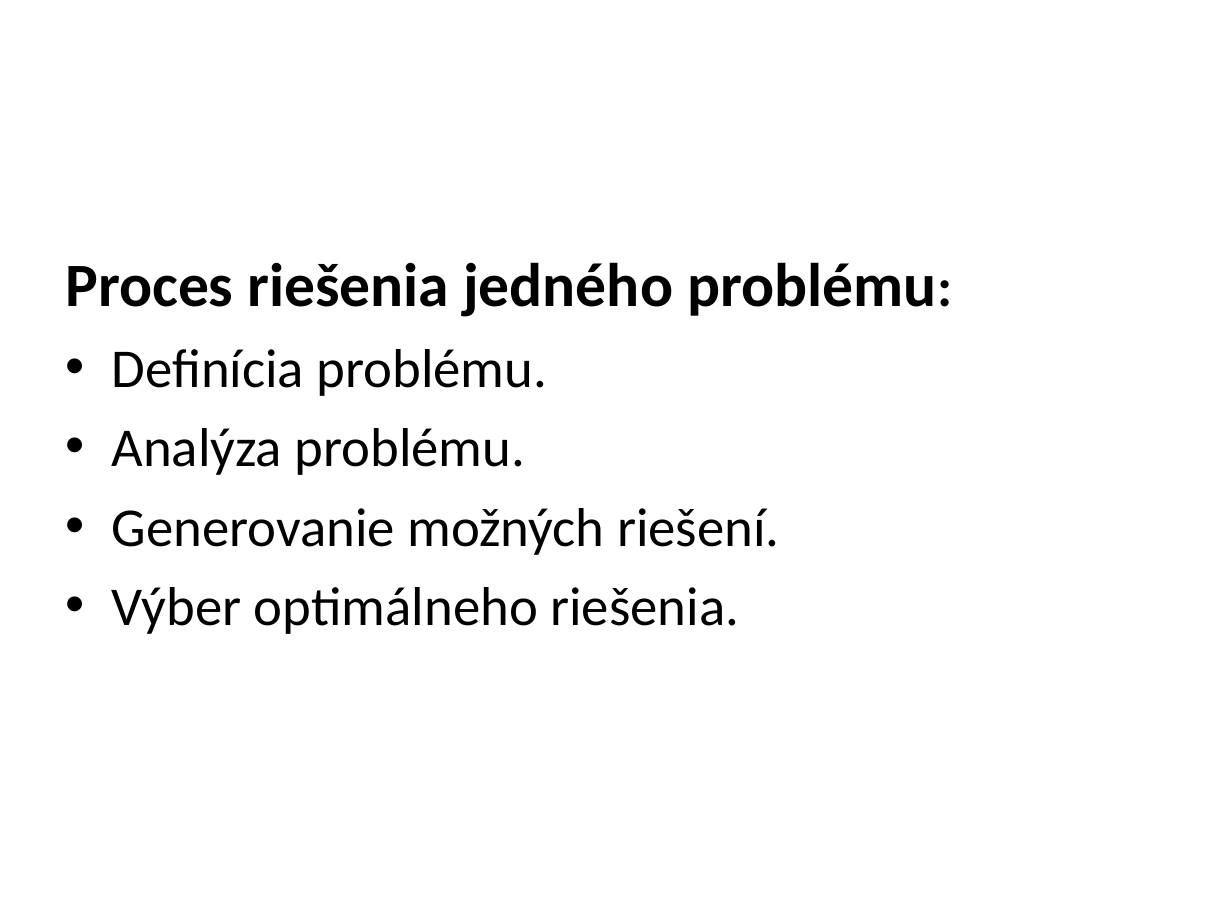
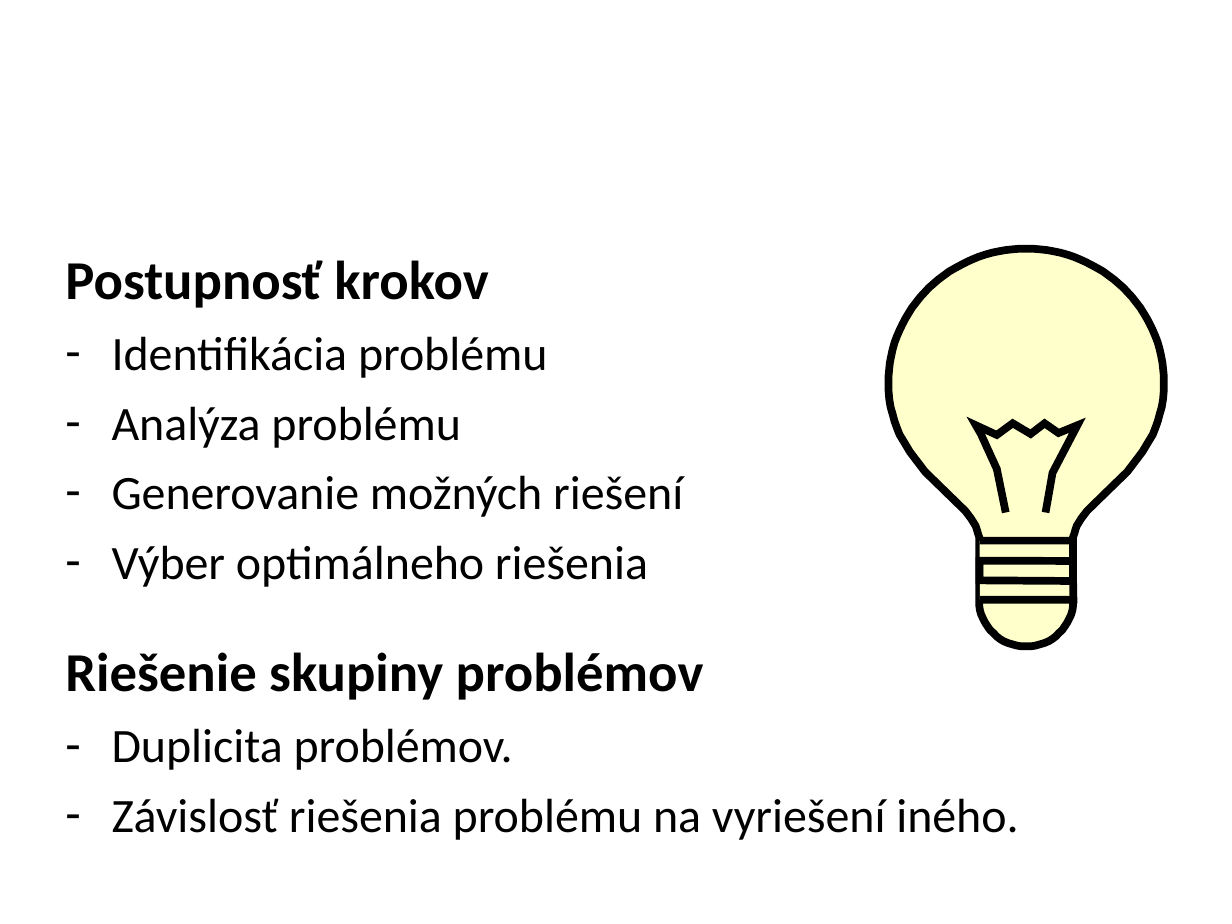
Before and after one commit to natalija4554/millenium, a slide deck: slide 5 of docs/Presentation/presentation.ppt (slide 4 before the commit). Drawn at 1232x924 pixels with LibreOffice and Linux fonts; fonts in the diff are those of the drawing; background and template pictures are left out. Boxes give left, top, right and bottom in pixels: in the first picture for what was removed or moved away, otherwise in the second. Text is boxed around its words. In the diff, an @@ line names an element or a change of style, - is before the commit and + after.

```diff
--- a/docs/Presentation/presentation.ppt
+++ b/docs/Presentation/presentation.ppt
@@ text at [65, 260, 1018, 840]: text changed; size 32 to 28 pt @@
-Proces riešenia jedného problému:
-• Definícia problému.
-• Analýza problému.
-• Generovanie možných riešení.
-• Výber optimálneho riešenia.
+Postupnosť krokov
+– Identifikácia problému
+– Analýza problému
+– Generovanie možných riešení
+– Výber optimálneho riešenia
+Riešenie skupiny problémov
+– Duplicita problémov.
+– Závislosť riešenia problému na vyriešení iného.
@@ freeform shape added at [887, 249, 1163, 647], fill #FFFFCC, outline #000000 4.51 pt @@
```
Also in this commit, not shown: 2 other slides changed, 14 slides added, 8 slides removed, 31 other files.
